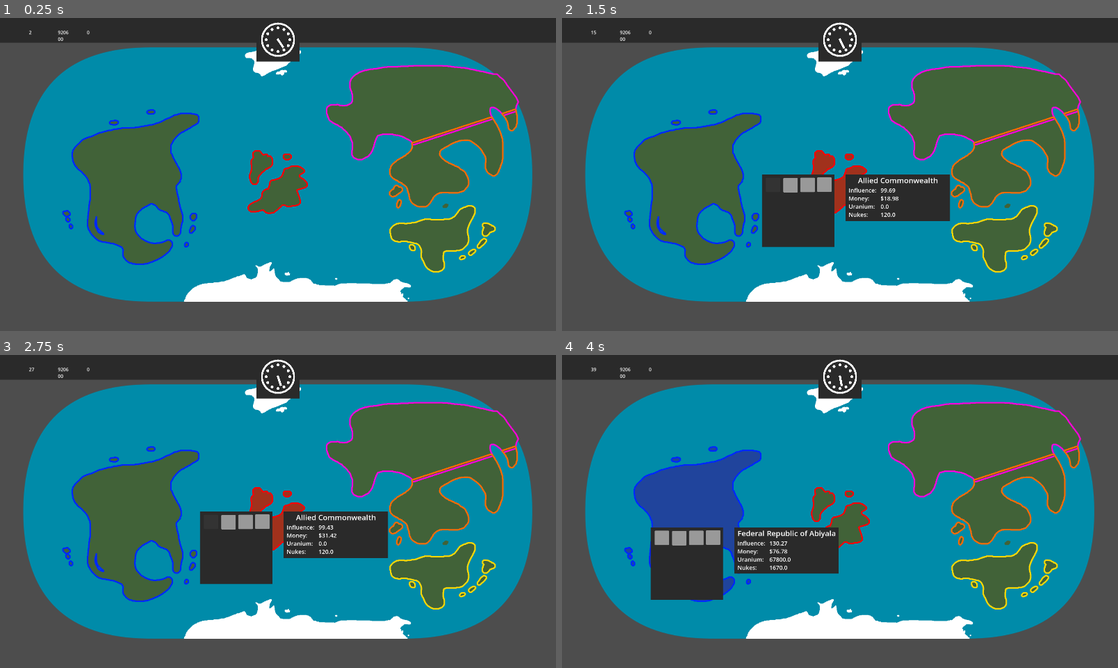
Above: before the commit, frames 1-4 (two rows, left to right).
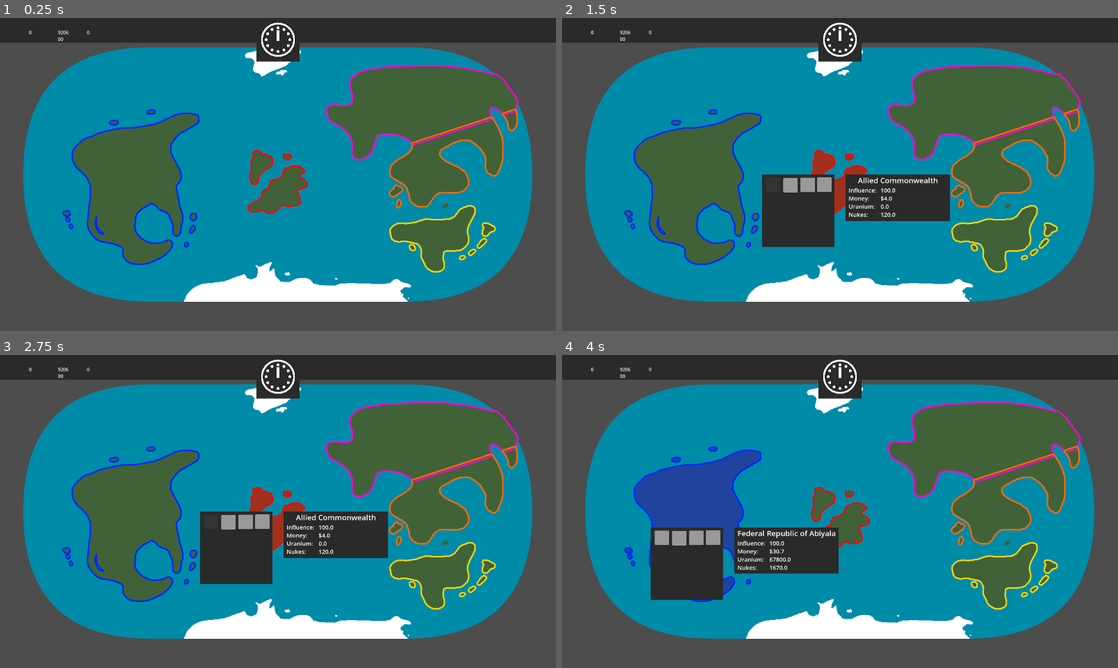
Above: after the commit, the same moments.

Repository: Stev51/gmtk-jam-2026
Game: Godot game, scene res://scenes/main.tscn
Two runs of this game, one before a commit and one after it. Both use one fixed random seed, a clock stepped at 60 frames per second and the inputs below.
Inputs (mouse positions are in pixels of both pictures, inside the frame that each line leads up to):
- Up to frame 1 (0.25 s): no input
- Up to frame 2 (1.5 s): press the mouse at (840, 174) at 0.53 s; release the mouse at (840, 174) at 1.25 s; click (773, 183) at 1.27 s
- Up to frame 3 (2.75 s): click (211, 520) at 2.02 s
- Up to frame 4 (4 s): click (773, 520) at 2.77 s; move the mouse to (728, 527) at 3.52 s; tap 1 (x1_speed) at 3.6 s; click (728, 527) at 3.67 s

The runs differ from the first frame. In frame 1, less than 0.1% of the frame differs, in the area x 5-52%, y 3-10%; in frame 2, less than 0.1%, in the area x 5-61%, y 3-59%; in frame 3, less than 0.1%; in frame 4, less than 0.1%.
Error after the commit: Invalid call. Nonexistent function 'get_highest_influence' in base 'Node (country_manager.gd)'. (res://scripts/doomsday_clock.gd:17)

Commit message:
Passive Delta Updates and Example Actions
Passive updates in country_manager.gd, example actions in country.gd

Diff:
--- /dev/null
+++ b/scenes/ResourceDisplay.tscn
@@ -0,0 +1,18 @@
+[gd_scene format=3 uid="uid://m7p4ns6hbxt7"]
+
+[node name="Resource" type="Control" unique_id=635031890]
+layout_mode = 3
+anchors_preset = 0
+offset_right = 40.0
+offset_bottom = 40.0
+
+[node name="ResourceCount" type="RichTextLabel" parent="." unique_id=1299760325]
+z_index = 3
+layout_mode = 0
+offset_right = 40.0
+offset_bottom = 40.0
+fit_content = true
+scroll_active = false
+
+[node name="ResourceSprite" type="Sprite2D" parent="." unique_id=168067230]
+z_index = 3
--- a/scripts/country.gd
+++ b/scripts/country.gd
@@ -4,6 +4,17 @@
 var uranium
 var nukes
 var influence
+var labs
+var mines
+var research_progress
+var willingness_to_fire_nukes
+var signed_armistice
+
+var delta_money
+var delta_uranium
+var delta_influence
+var delta_research_progress
+var delta_willingness_to_fire_nukes
 
 @export var long_name = ""
 @export var short_name = ""
@@ -11,7 +22,18 @@
 @export var initial_money = 0.0
 @export var initial_uranium = 0.0
 @export var initial_nukes = 0.0
-@export var initial_influence = 0.0
+@export var initial_influence = [0.0, 0.0, 0.0, 0.0, 0.0]
+@export var initial_labs = 0
+@export var initial_mines = 0
+@export var initial_research_progress = 0.0
+@export var initial_willingness_to_fire_nukes = 0.0
+@export var initial_signed_armistice = false
+
+@export var initial_delta_money = 0.0
+@export var initial_delta_uranium = 0.0
+@export var initial_delta_influence = [0.0, 0.0, 0.0, 0.0, 0.0]
+@export var initial_delta_research_progress = 0.0
+@export var initial_delta_willingness_to_fire_nukes = 0.0
 
 func init() -> void:
 	reset_resources()
@@ -21,3 +43,30 @@
 	uranium = initial_uranium
 	nukes = initial_nukes
 	influence = initial_influence
+	labs = initial_labs
+	mines = initial_mines
+	research_progress = initial_research_progress
+	willingness_to_fire_nukes = initial_willingness_to_fire_nukes
+	signed_armistice = initial_signed_armistice
+	delta_money = initial_delta_money
+	delta_uranium = initial_delta_uranium
+	delta_influence = initial_delta_influence
+	delta_research_progress = initial_delta_research_progress
+	delta_willingness_to_fire_nukes = initial_delta_willingness_to_fire_nukes
+
+func raise_war_taxes() -> void:
+	if influence >= 100:
+		influence -= 100
+		delta_money += 10
+
+#function called for spreading positive propaganda of own country
+func spread_propaganda(target):
+	if money >= 100:
+		money -= 100
+		delta_influence[target] += 10
+
+#function called for spreading negative propaganda of target country
+func spread_counter_propaganda(target):
+	if money >= 100:
+		money -= 100
+		CountryManager.countries[target].delta_influence[target] -= 10
--- a/scripts/country_manager.gd
+++ b/scripts/country_manager.gd
@@ -3,7 +3,7 @@
 var timed_out_flag = false
 
 var NUKES_TO_INFLUENCE = 0.05
-var INFLUENCE_SCARE_DECREASE = 10.0
+var INFLUENCE_WILLINGNESS_DECREASE = 10.0
 var INFLUENCE_TO_MONEY = 1.0
 var MONEY_TO_URANIUM = 132000.0
 var MONEY_TO_NUKES = 500.0
@@ -28,43 +28,58 @@
 			delta *= 2
 
 		for country in countries:
-			process_country(country, get_total_influence(), delta)
+			process_country(country, delta)
 
-func get_total_influence() -> float:
-	var count = 0.0
-	for country in countries:
-		count += country.influence
-	return count
+func process_country(country: Country, delta: float) -> void:
+	#Five passive stats: money, uranium, research, willingness, influence
+	#delta uranium and delta progress should never be negative. Money can go negative lol. Willingness and influence are bounded at zero.
+	country.money += country.delta_money * delta
+	country.uranium += country.delta_uranium * delta
+	country.research_progress += country.delta_research_progress * delta
+	country.willingness_to_fire_nukes += country.delta_willingness_to_fire_nukes * delta
+	if country.willingness_to_fire_nukes < 0.0:
+		country.willingness_to_fire_nukes = 0.0
+	for country_b in countries:
+		country.influence[country_b] += country.delta_influence[country_b]
+		if country.influence[country_b] < 0.0:
+			country.influence[country_b] = 0.0
+	#Add math to calculate delta for willingness
 
-func get_highest_influence() -> float:
-	var highest = 0.0
-	for country in countries:
-		if country.influence > highest:
-			highest = country.influence
-	return highest
+#func get_total_influence() -> float:
+	#var count = 0.0
+	#for country in countries:
+		#count += country.influence
+	#return count
+
+#func get_highest_influence() -> float:
+	#var highest = 0.0
+	#for country in countries:
+		#if country.influence > highest:
+			#highest = country.influence
+	#return highest
 
 # All of this process is just for demonstration
-func process_country(country: Country, total_influence: float, delta: float) -> void:
-
-	country.influence += country.nukes * NUKES_TO_INFLUENCE * delta
-	country.influence -= ((total_influence - country.influence) / total_influence ) * INFLUENCE_SCARE_DECREASE * delta
-	if country.influence < 0.0:
-		country.influence = 0.0
-
-	country.money += country.influence * INFLUENCE_TO_MONEY * delta
-
-	if country.uranium >= URANIUM_TO_NUKES or country.money >= MONEY_TO_NUKES:
-
-		while country.uranium >= URANIUM_TO_NUKES and country.money >= MONEY_TO_NUKES:
-			country.nukes += 1.0
-			country.uranium -= URANIUM_TO_NUKES
-			country.money -= MONEY_TO_NUKES
-
-	else:
-
-		while country.money >= MONEY_TO_URANIUM:
-			country.uranium += 1.0
-			country.money -= MONEY_TO_URANIUM
+#func process_country(country: Country, total_influence: float, delta: float) -> void:
+	#
+	#country.influence += country.nukes * NUKES_TO_INFLUENCE * delta
+	#country.influence -= ((total_influence - country.influence) / total_influence ) * INFLUENCE_WILLINGNESS_DECREASE * delta
+	#if country.influence < 0.0:
+		#country.influence = 0.0
+	#
+	#country.money += country.influence * INFLUENCE_TO_MONEY * delta
+	#
+	#if country.uranium >= URANIUM_TO_NUKES or country.money >= MONEY_TO_NUKES:
+		#
+		#while country.uranium >= URANIUM_TO_NUKES and country.money >= MONEY_TO_NUKES:
+			#country.nukes += 1.0
+			#country.uranium -= URANIUM_TO_NUKES
+			#country.money -= MONEY_TO_NUKES
+	#
+	#else:
+		#
+		#while country.money >= MONEY_TO_URANIUM:
+			#country.uranium += 1.0
+			#country.money -= MONEY_TO_URANIUM
 
 func zero_hour() -> void:
 	timed_out_flag = true
